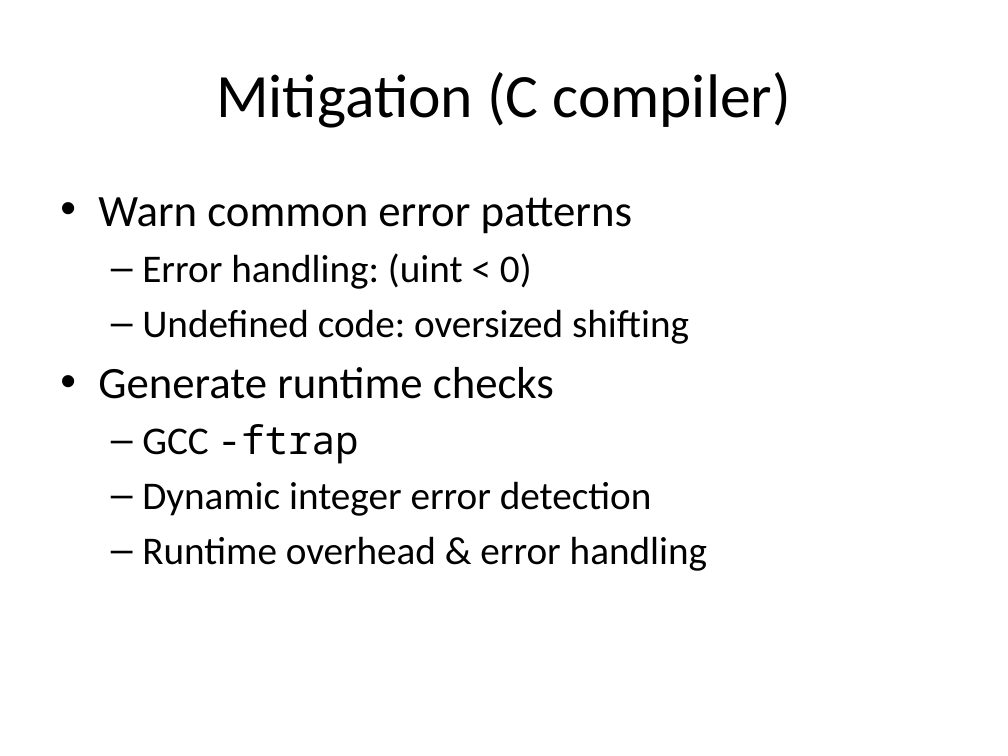
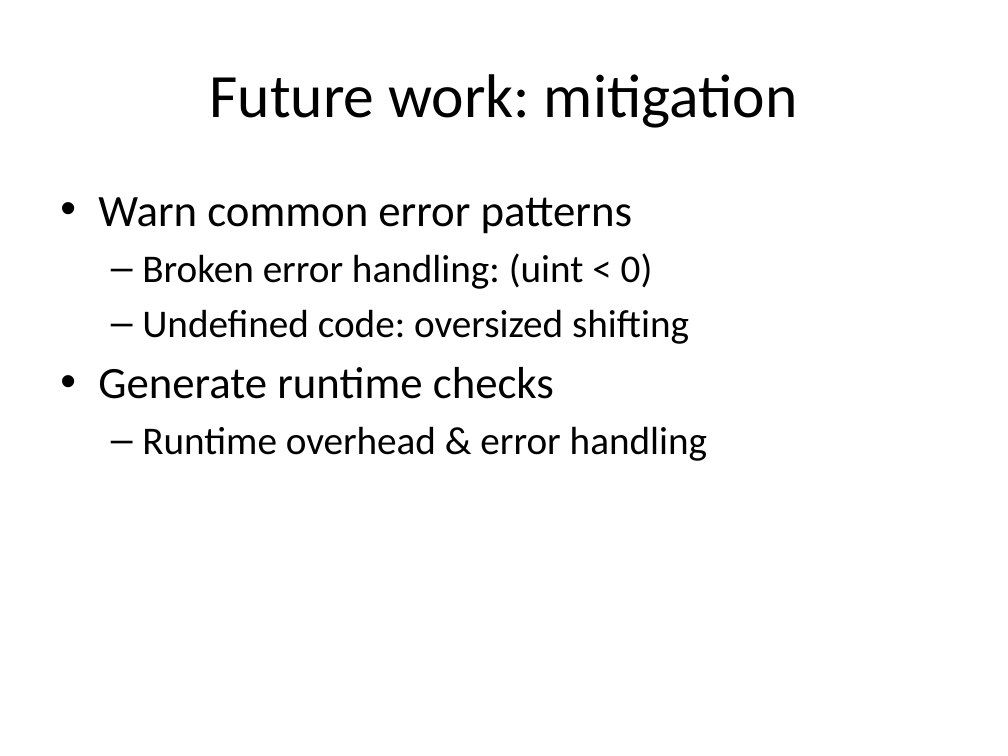
Before and after one commit to jiazhihao/6857, a slide deck: slide 29 of slides/kint.pptx (slide 31 before the commit). Drawn at 1008x756 pixels with LibreOffice and Linux fonts; fonts in the diff are those of the drawing. Boxes give left, top, right and bottom in pixels: in the first picture for what was removed or moved away, otherwise in the second. Text is boxed around its words. In the diff, an @@ line names an element or a change of style, - is before the commit and + after.

```diff
--- a/slides/kint.pptx
+++ b/slides/kint.pptx
@@ title at box(210, 74, 798, 128): text changed @@
-Mitigation (C compiler)
+Future work: mitigation
@@ text at box(142, 253, 653, 289): text changed @@
-  – Error handling: (uint < 0)
+  – Broken error handling: (uint < 0)
@@ text at box(142, 424, 652, 516): paragraphs removed @@
-  – GCC -ftrap
-  – Dynamic integer error detection
```
Also in this commit, not shown: 26 other slides changed, 1 slide removed.
